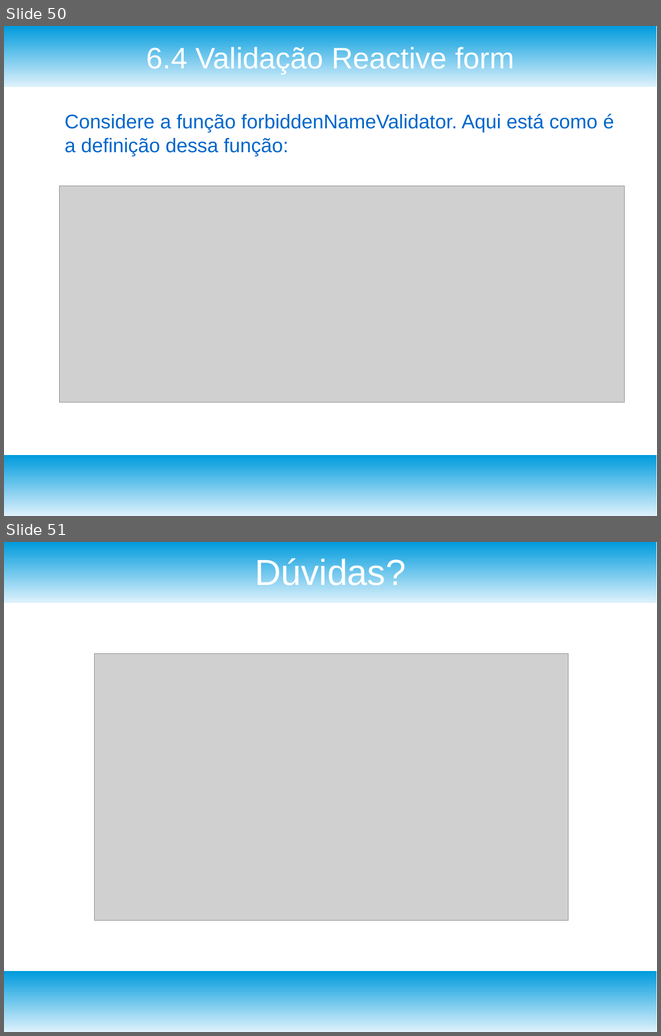
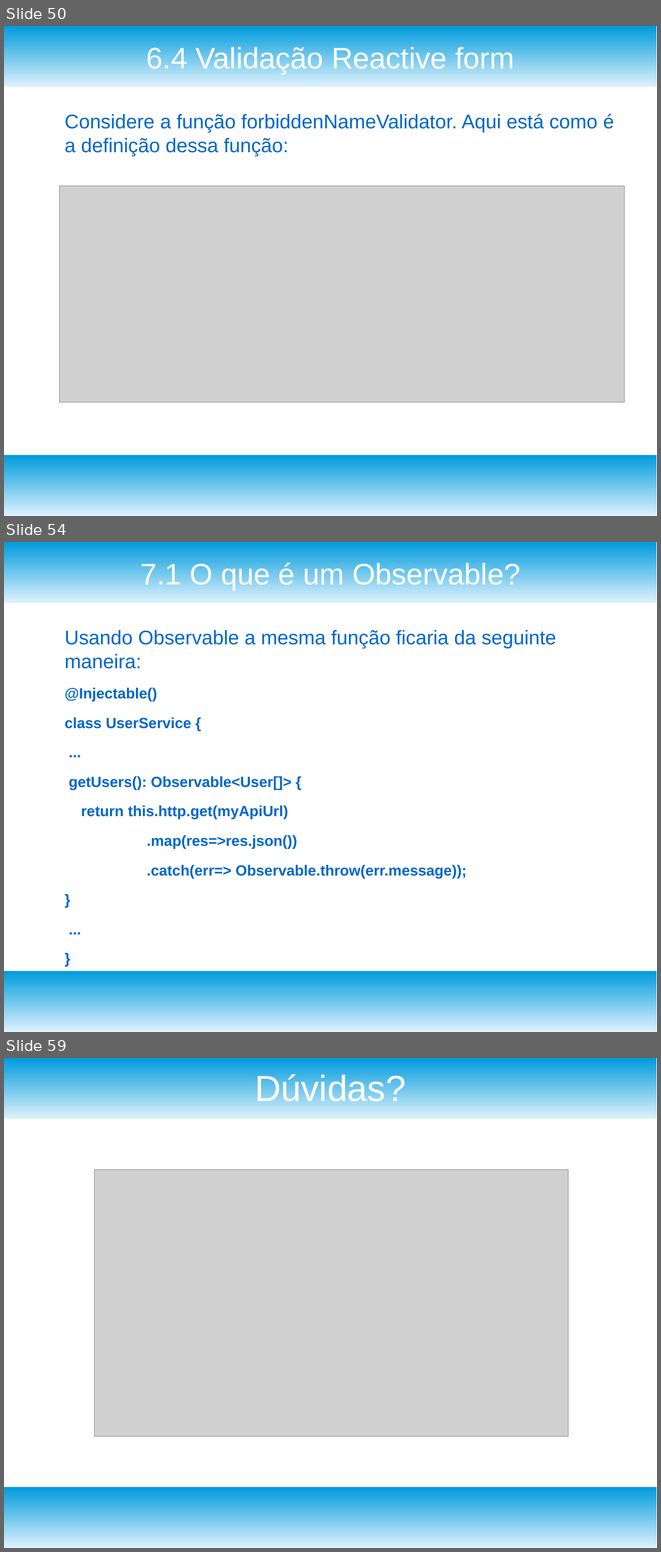
Before and after one commit to josivanribeiro/treinamentoangular, a slide deck: TreinamentoAngular_Aula_3.odp. Shown one above the other, each under a label of ours: slides 50 and 51 before the commit, slides 50, 54 and 59 after it; the slides between them are not shown. The pictures are 661x1036 and 661x1552 pixels, drawn with LibreOffice and Linux fonts; fonts in the diff are those of the drawing; grey boxes stand for pictures. Boxes give left, top, right and bottom in pixels: in the first picture for what was removed or moved away, otherwise in the second. Text is boxed around its words. In the diff, an @@ line names an element or a change of style, - is before the commit and + after.

Commit message:
Adicionado conteudo sobre observables

```diff
--- a/TreinamentoAngular_Aula_3.odp
+++ b/TreinamentoAngular_Aula_3.odp
@@ slide 54 added at [4,542,657,1032], background #FFFFFF; not listed: 2 template elements that a slide beside it also shows @@
@@ title added at [140,561,520,590], 36 pt, text #FFFFFF @@
+7.1 O que é um Observable?
@@ text added at [64,630,556,878], 18 pt, text #0066CC, bold @@
+Usando Observable a mesma função ficaria da seguinte maneira:
+@Injectable()
+class UserService {
+...
+getUsers(): Observable<User[]> {
+return this.http.get(myApiUrl)
+.map(res=>res.json())
+.catch(err=> Observable.throw(err.message));
+}
+...
+}
@@ what was slide 51 is now slide 59 @@
```
Also in this commit, not shown: 1 slide changed, 7 other slides added.
